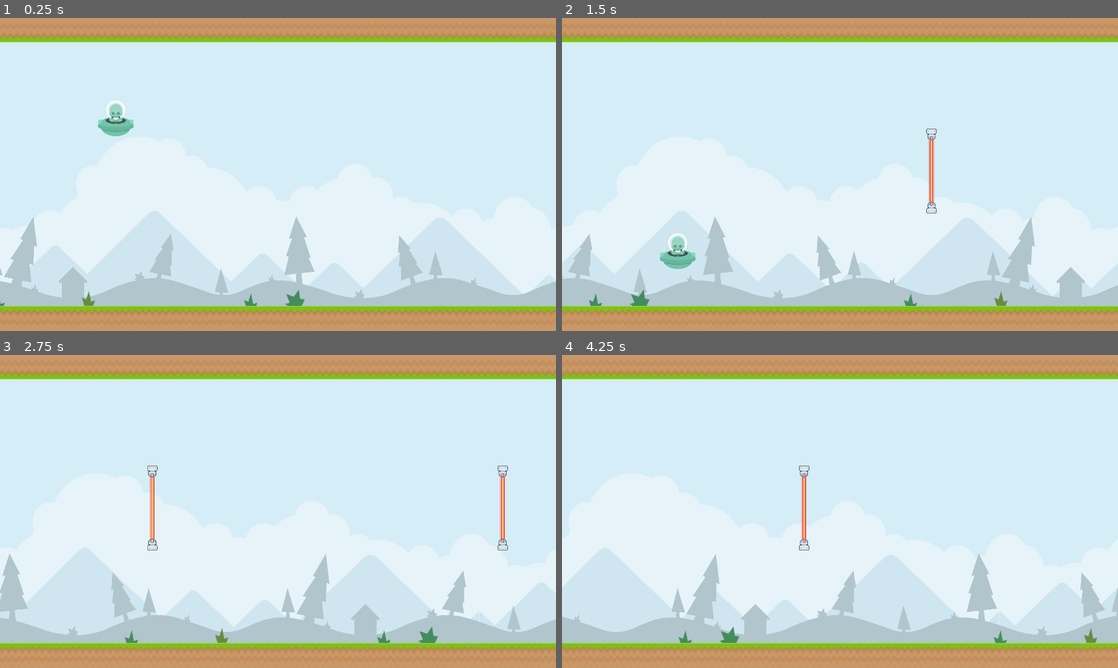
Above: before the commit, frames 1-4 (two rows, left to right).
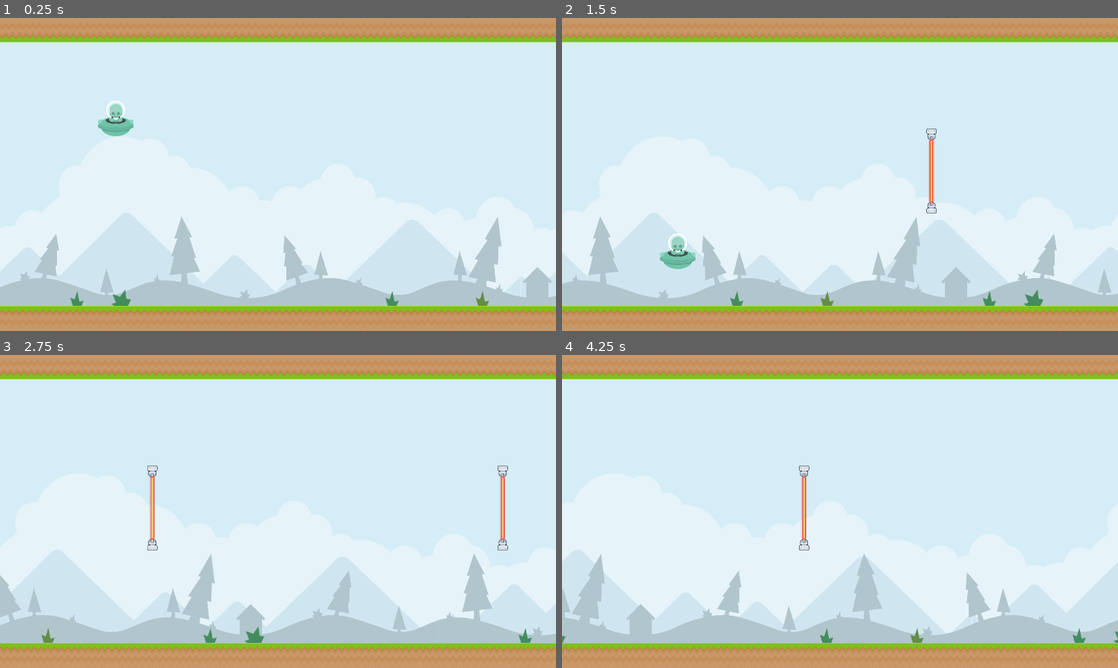
Above: after the commit, the same moments.

Repository: tumatihub/jetpack
Game: Godot game, scene res://levels/sandbox.tscn
The game is run twice, just before and just after one commit, with the same random seed, the same clock (stepped at 60 frames per second) and the same inputs.
Inputs:
- Up to frame 1 (0.25 s): no input
- Up to frame 2 (1.5 s): hold Space (thrust) 0.53-1.28 s
- Up to frame 3 (2.75 s): hold Space (thrust) from 2.03 s (still down)
- Up to frame 4 (4.25 s): release Space (thrust) at 3.53 s

The runs differ from the first frame. In frame 1, 7.2% of the frame differs, in the area x 0-100%, y 5-95%; in frame 2, 7.4%; in frame 3, 7.3%; in frame 4, 7.3%.

Commit message:
Adapt parallax to variable speed

Diff:
--- a/levels/background.gd
+++ b/levels/background.gd
@@ -1,24 +1,18 @@
 extends Node2D
 
-@export var _clouds: Parallax2D
-@export var _mountains: Parallax2D
-@export var _hills: Parallax2D
-@export var _floor: Parallax2D
+@export var _parallax_bg: ParallaxBackground
 
-@export_range(0, 1) var _clouds_speed_perc: float = 0.1
-@export_range(0, 1) var _mountains_speed_perc: float = 0.16
-@export_range(0, 1) var _hills_speed_perc: float = 0.66
+var _current_speed: float
 
 func _ready() -> void:
 	_update_speed(GameManager.get_speed())
 	GameManager.speed_raised.connect(_on_speed_raised)
 
+func _process(delta: float) -> void:
+	_parallax_bg.scroll_offset.x -= _current_speed * delta
+
 func _update_speed(speed: float) -> void:
-	_clouds.autoscroll.x = -speed * _clouds_speed_perc
-	_mountains.autoscroll.x = -speed * _mountains_speed_perc
-	_hills.autoscroll.x = -speed * _hills_speed_perc
-	_floor.autoscroll.x = -speed
-	pass
+	_current_speed = speed
 
 func _on_speed_raised(speed: float) -> void:
 	_update_speed(speed)
--- a/levels/bg.tscn
+++ b/levels/bg.tscn
@@ -32,81 +32,79 @@
 sources/0 = SubResource("TileSetAtlasSource_lga71")
 sources/5 = SubResource("TileSetAtlasSource_odirl")
 
-[node name="BG" type="Node2D" node_paths=PackedStringArray("_clouds", "_mountains", "_hills", "_floor")]
+[node name="BG" type="Node2D" node_paths=PackedStringArray("_parallax_bg")]
 script = ExtResource("1_4r72n")
-_clouds = NodePath("Clouds")
-_mountains = NodePath("Mountains")
-_hills = NodePath("Hills")
-_floor = NodePath("Floor")
+_parallax_bg = NodePath("ParallaxBackground")
 
-[node name="Sky2" type="Sprite2D" parent="."]
+[node name="ParallaxBackground" type="ParallaxBackground" parent="."]
+layer = -10
+scroll_offset = Vector2(-600, 0)
+
+[node name="Sky" type="ParallaxLayer" parent="ParallaxBackground"]
+motion_scale = Vector2(0, 0)
+
+[node name="Sky2" type="Sprite2D" parent="ParallaxBackground/Sky"]
 scale = Vector2(1.875, 1.05469)
 texture = ExtResource("2_vs7as")
 centered = false
 
-[node name="Clouds" type="Parallax2D" parent="."]
-scroll_offset = Vector2(0, -56)
-repeat_size = Vector2(1920, 0)
-autoscroll = Vector2(-50, 0)
-ignore_camera_scroll = true
+[node name="Clouds" type="ParallaxLayer" parent="ParallaxBackground"]
+motion_scale = Vector2(0.1, 0.1)
+motion_mirroring = Vector2(1920, 0)
 
-[node name="Sprite2D" type="Sprite2D" parent="Clouds"]
-position = Vector2(0, 464)
+[node name="Sprite2D" type="Sprite2D" parent="ParallaxBackground/Clouds"]
+position = Vector2(0, 408)
 scale = Vector2(1.92, 2.25842)
 texture = ExtResource("2_ljpyx")
 centered = false
 
-[node name="Mountains" type="Parallax2D" parent="."]
-scroll_offset = Vector2(0, -56)
-repeat_size = Vector2(1920, 0)
-autoscroll = Vector2(-100, 0)
-ignore_camera_scroll = true
+[node name="Mountains" type="ParallaxLayer" parent="ParallaxBackground"]
+motion_scale = Vector2(0.16, 0.16)
+motion_mirroring = Vector2(1920, 0)
 
-[node name="Sprite2D" type="Sprite2D" parent="Mountains"]
+[node name="Sprite2D" type="Sprite2D" parent="ParallaxBackground/Mountains"]
 self_modulate = Color(0.97, 0.97, 0.97, 1)
 position = Vector2(0, 720)
 scale = Vector2(1.91808, 1.90476)
 texture = ExtResource("3_rhy56")
 centered = false
+offset = Vector2(0, -25.95)
 
-[node name="Hills" type="Parallax2D" parent="."]
-scroll_offset = Vector2(0, -56)
-repeat_size = Vector2(2000, 0)
-autoscroll = Vector2(-400, 0)
-ignore_camera_scroll = true
+[node name="Hills" type="ParallaxLayer" parent="ParallaxBackground"]
+motion_scale = Vector2(0.66, 0.66)
+motion_mirroring = Vector2(2000, 0)
 
-[node name="Sprite2D" type="Sprite2D" parent="Hills"]
+[node name="Sprite2D" type="Sprite2D" parent="ParallaxBackground/Hills"]
 self_modulate = Color(0.83, 0.83, 0.83, 1)
 texture_repeat = 2
 texture = ExtResource("3_3gbw2")
 centered = false
+offset = Vector2(0, -56)
 
-[node name="Floor" type="Parallax2D" parent="."]
-scroll_offset = Vector2(0, -56)
-repeat_size = Vector2(1960, 0)
-autoscroll = Vector2(-600, 0)
-ignore_camera_scroll = true
+[node name="Floor" type="ParallaxLayer" parent="ParallaxBackground"]
+motion_mirroring = Vector2(1960, 0)
 
-[node name="Sprite2D" type="Sprite2D" parent="Floor"]
-position = Vector2(144, 1032)
+[node name="Sprite2D" type="Sprite2D" parent="ParallaxBackground/Floor"]
+position = Vector2(144, 968)
 scale = Vector2(1.855, 1.855)
 texture = ExtResource("5_w2ems")
 
-[node name="Sprite2D2" type="Sprite2D" parent="Floor"]
-position = Vector2(1016, 1032)
+[node name="Sprite2D2" type="Sprite2D" parent="ParallaxBackground/Floor"]
+position = Vector2(1016, 968)
 scale = Vector2(1.855, 1.855)
 texture = ExtResource("5_w2ems")
 
-[node name="Sprite2D3" type="Sprite2D" parent="Floor"]
-position = Vector2(1168, 1024)
+[node name="Sprite2D3" type="Sprite2D" parent="ParallaxBackground/Floor"]
+position = Vector2(1168, 968)
 scale = Vector2(1.855, 1.855)
 texture = ExtResource("6_2c5qo")
 
-[node name="Sprite2D4" type="Sprite2D" parent="Floor"]
-position = Vector2(456, 1024)
+[node name="Sprite2D4" type="Sprite2D" parent="ParallaxBackground/Floor"]
+position = Vector2(456, 968)
 scale = Vector2(1.855, 1.855)
 texture = ExtResource("7_hnrwi")
 
-[node name="TileMapLayer" type="TileMapLayer" parent="Floor"]
+[node name="TileMapLayer" type="TileMapLayer" parent="ParallaxBackground/Floor"]
+position = Vector2(0, -56)
 tile_map_data = PackedByteArray("AAAAAA8AAAAAAAAAAAABAA8AAAAAAAAAAAACAA8AAAAAAAAAAAADAA8AAAAAAAAAAAAEAA8AAAAAAAAAAAAFAA …(1712 unchanged characters)…
 tile_set = SubResource("TileSet_1qvd7")
